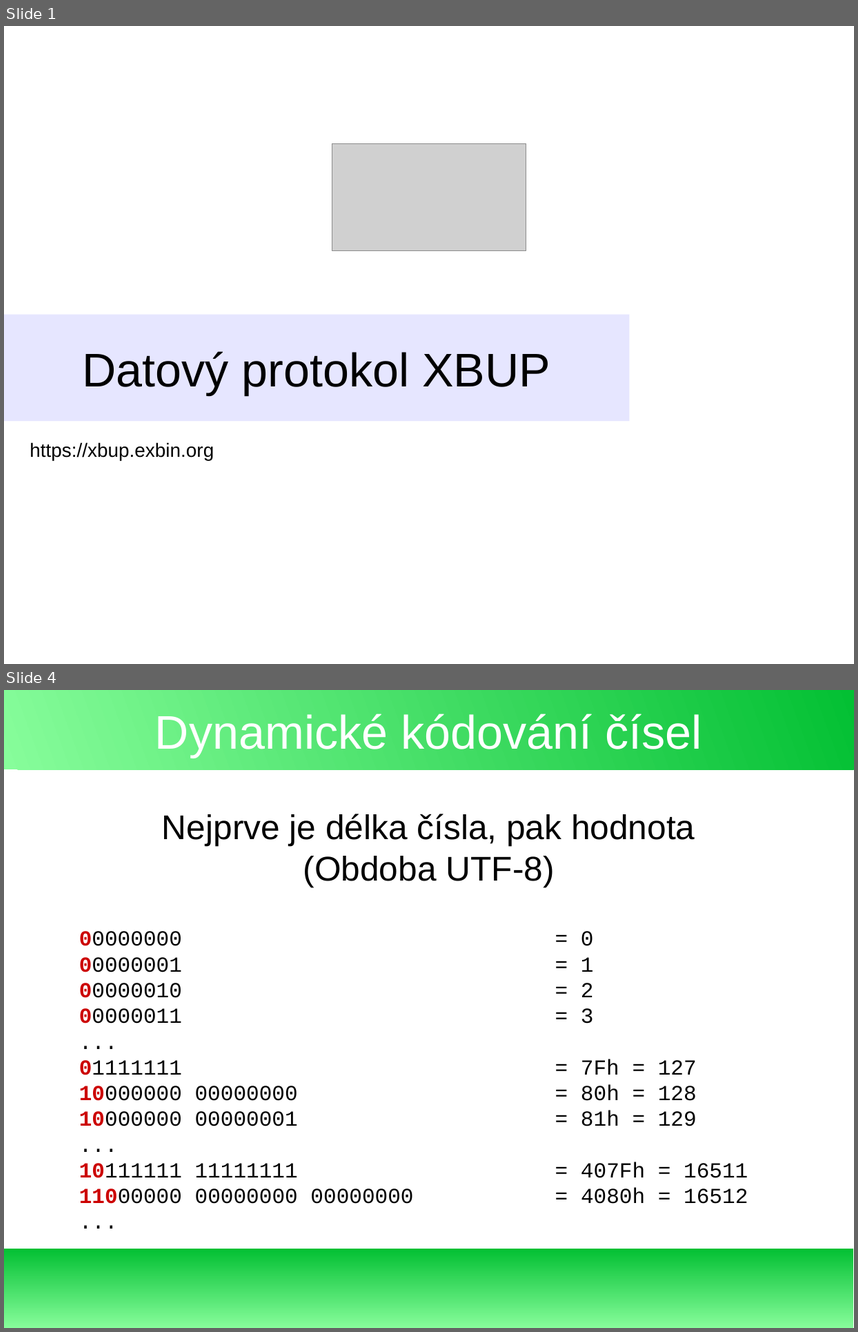
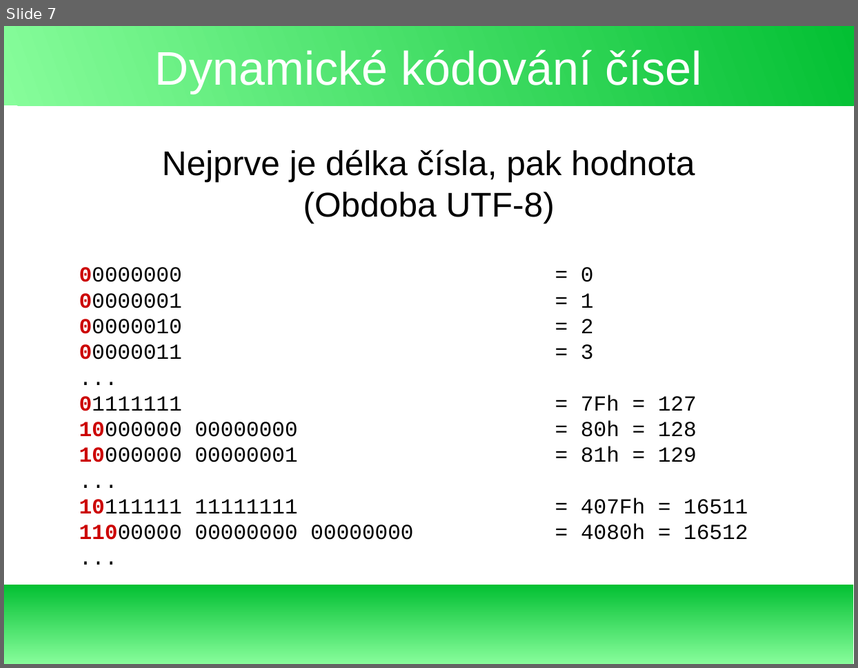
Before and after one commit to exbin/xbup-doc, a slide deck: presentation/xbup-introduction_cs_CZ.odp. Shown one above the other, each under a label of ours: slides 1 and 4 before the commit, slide 7 after it; the slides between them are not shown. The pictures are 858x1332 and 858x668 pixels, drawn with LibreOffice and Linux fonts; fonts in the diff are those of the drawing; grey boxes stand for pictures; background and template pictures are left out. Boxes give left, top, right and bottom in pixels: in the first picture for what was removed or moved away, otherwise in the second. Text is boxed around its words. In the diff, an @@ line names an element or a change of style, - is before the commit and + after.

```diff
--- a/presentation/xbup-introduction_cs_CZ.odp
+++ b/presentation/xbup-introduction_cs_CZ.odp
@@ slide 1 removed at (4, 26, 854, 664), background #FFFFFF @@
@@ picture removed at (332, 144, 526, 251) @@
@@ title removed at (4, 314, 630, 421) @@
-Datový protokol XBUP
@@ text removed at (30, 442, 214, 460) @@
-https://xbup.exbin.org
@@ what was slide 4 is now slide 7 @@
```
Also in this commit, not shown: 6 slides added, 2 other slides removed, 1 other file.
